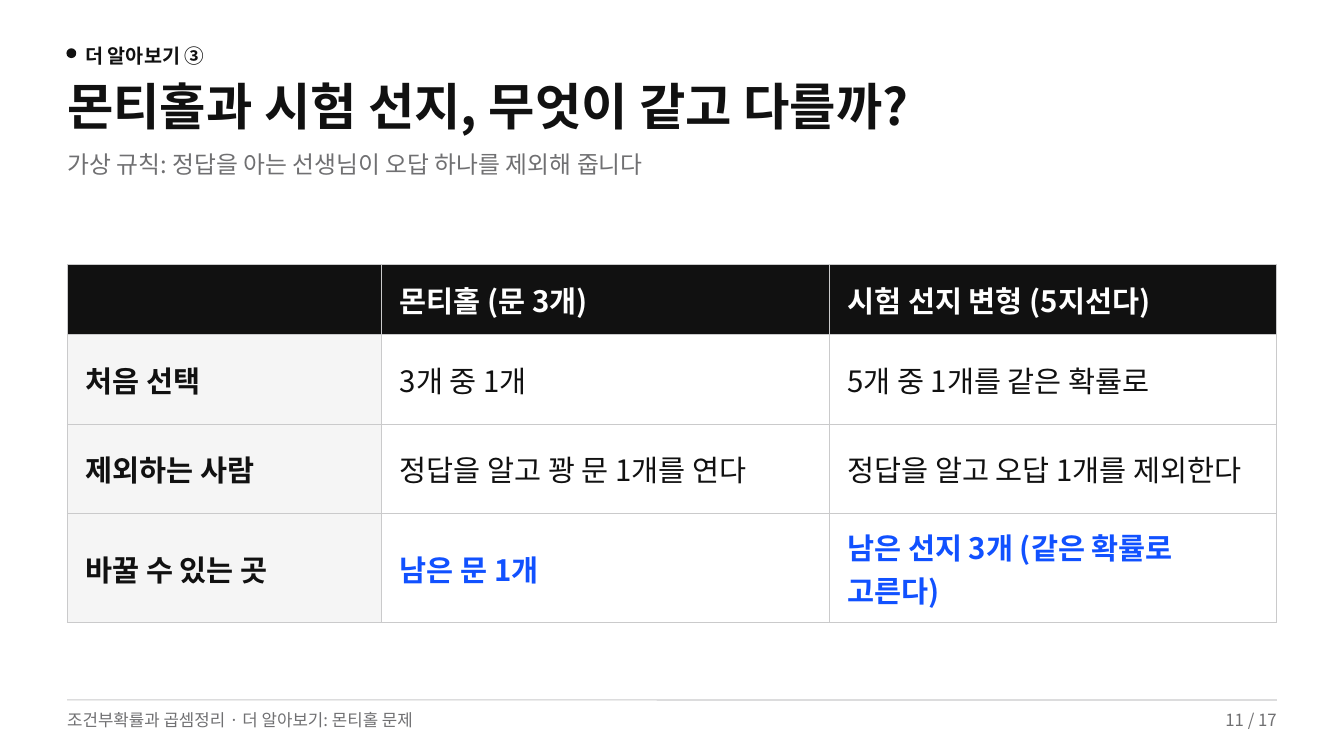
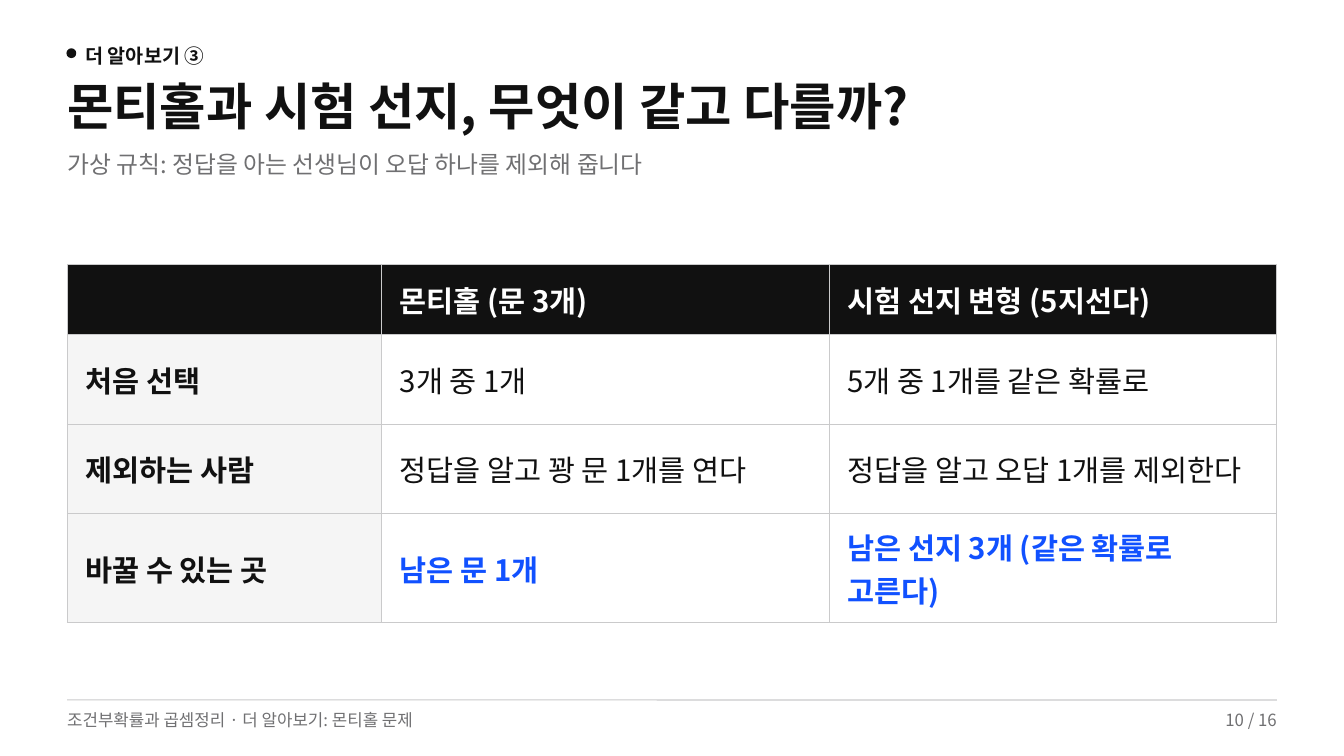
Before and after one commit to yestar02/ms-b4af2784, a slide deck: slide 10 of slides.pptx (slide 11 before the commit). Drawn at 1344x756 pixels with LibreOffice and Linux fonts; fonts in the diff are those of the drawing. Boxes give left, top, right and bottom in pixels: in the first picture for what was removed or moved away, otherwise in the second. Text is boxed around its words. In the diff, an @@ line names an element or a change of style, - is before the commit and + after.

```diff
--- a/slides.pptx
+++ b/slides.pptx
@@ text at [1225, 713, 1277, 726]: text changed @@
-11 / 17
+10 / 16
```
Also in this commit, not shown: 14 other slides changed, 1 slide removed, 1 other file.
